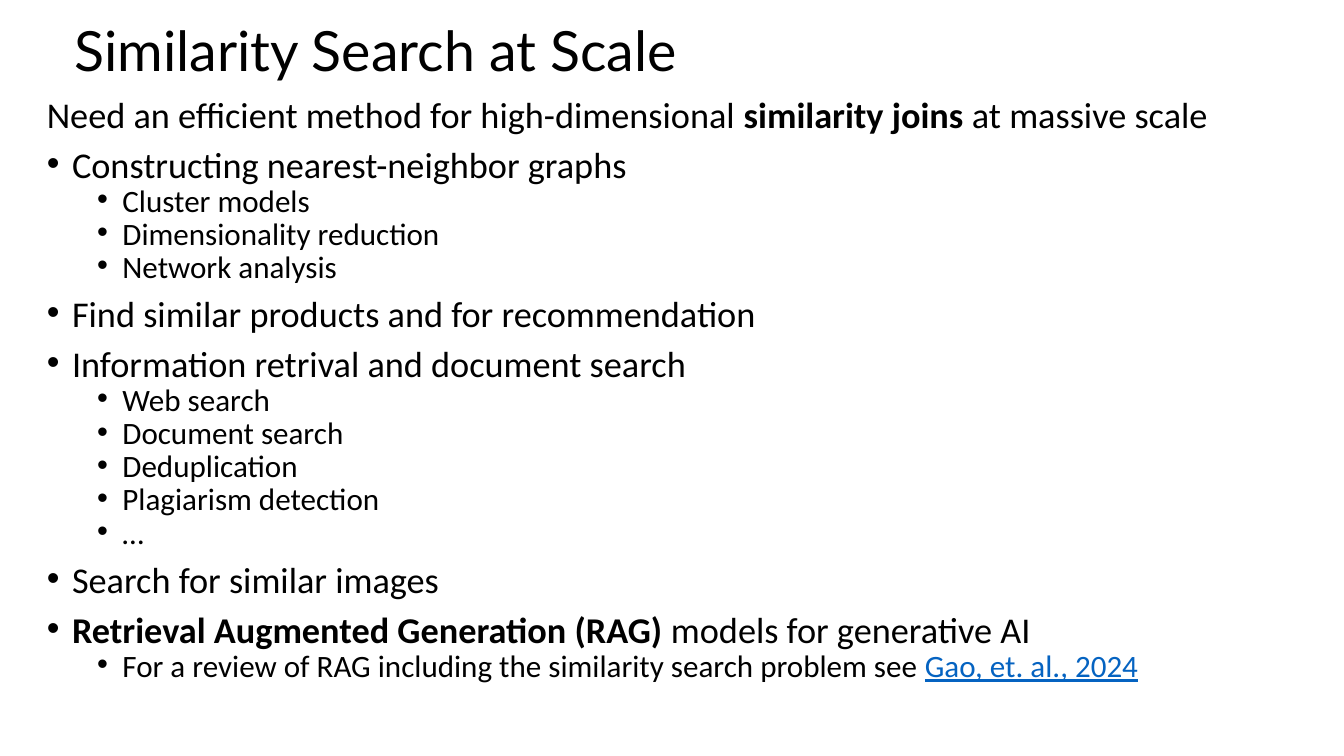
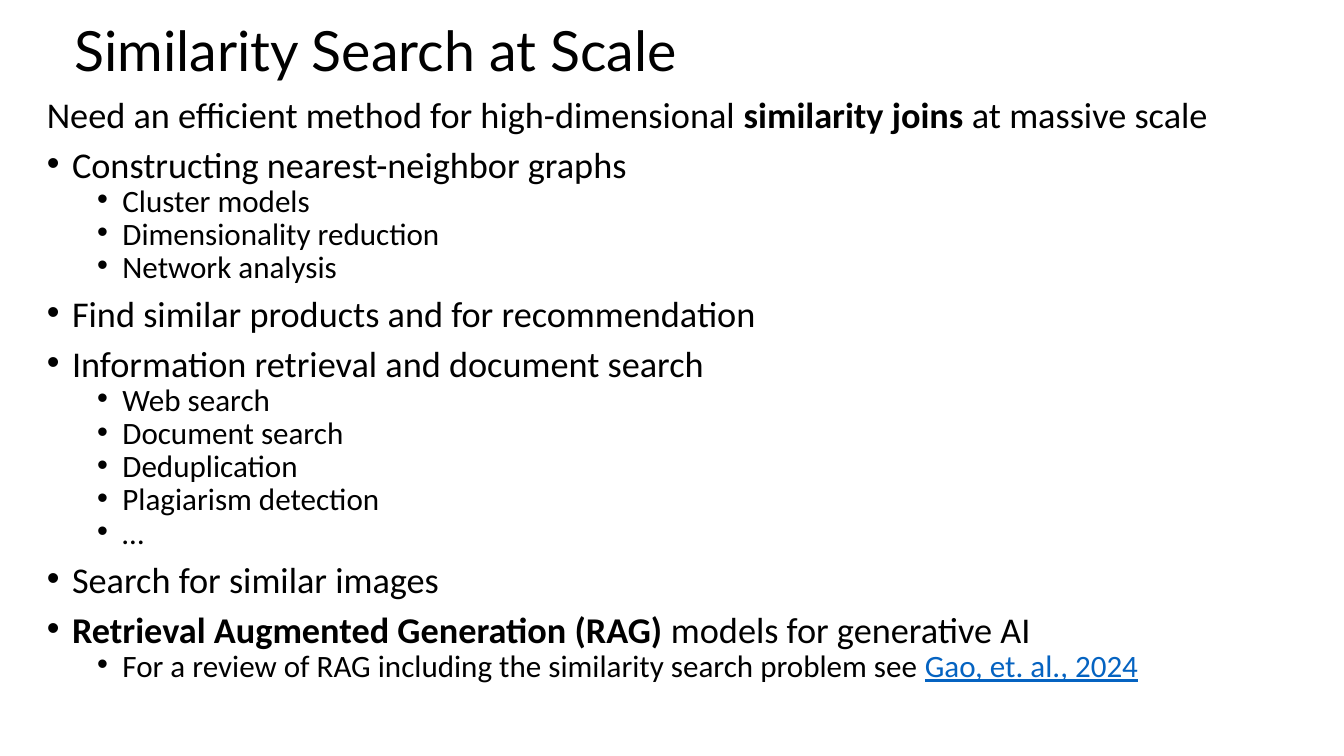
Before and after one commit to StephenElston/CSCI-E-108, a slide deck: slide 3 of slides/8_EfficientSimilaritySearch_Part1.pptx. Drawn at 1344x756 pixels with LibreOffice and Linux fonts; fonts in the diff are those of the drawing. Boxes give left, top, right and bottom in pixels: in the first picture for what was removed or moved away, otherwise in the second. Text is boxed around its words. In the diff, an @@ line names an element or a change of style, - is before the commit and + after.

Commit message:
Updates and edits to the slides

```diff
--- a/slides/8_EfficientSimilaritySearch_Part1.pptx
+++ b/slides/8_EfficientSimilaritySearch_Part1.pptx
@@ text at box(72, 351, 704, 378): text changed @@
-• Information retrival and document search
+• Information retrieval and document search
```
